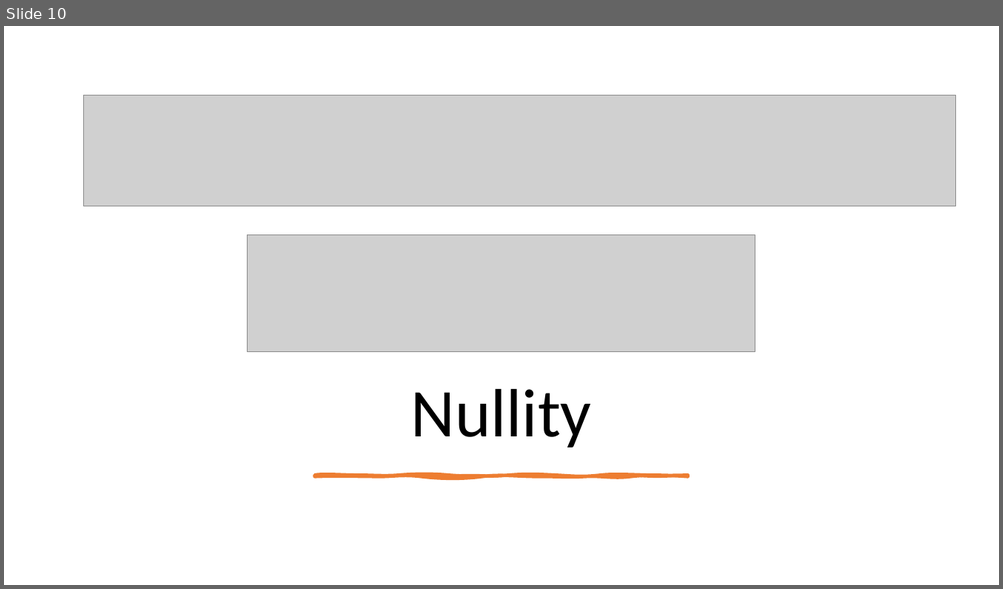
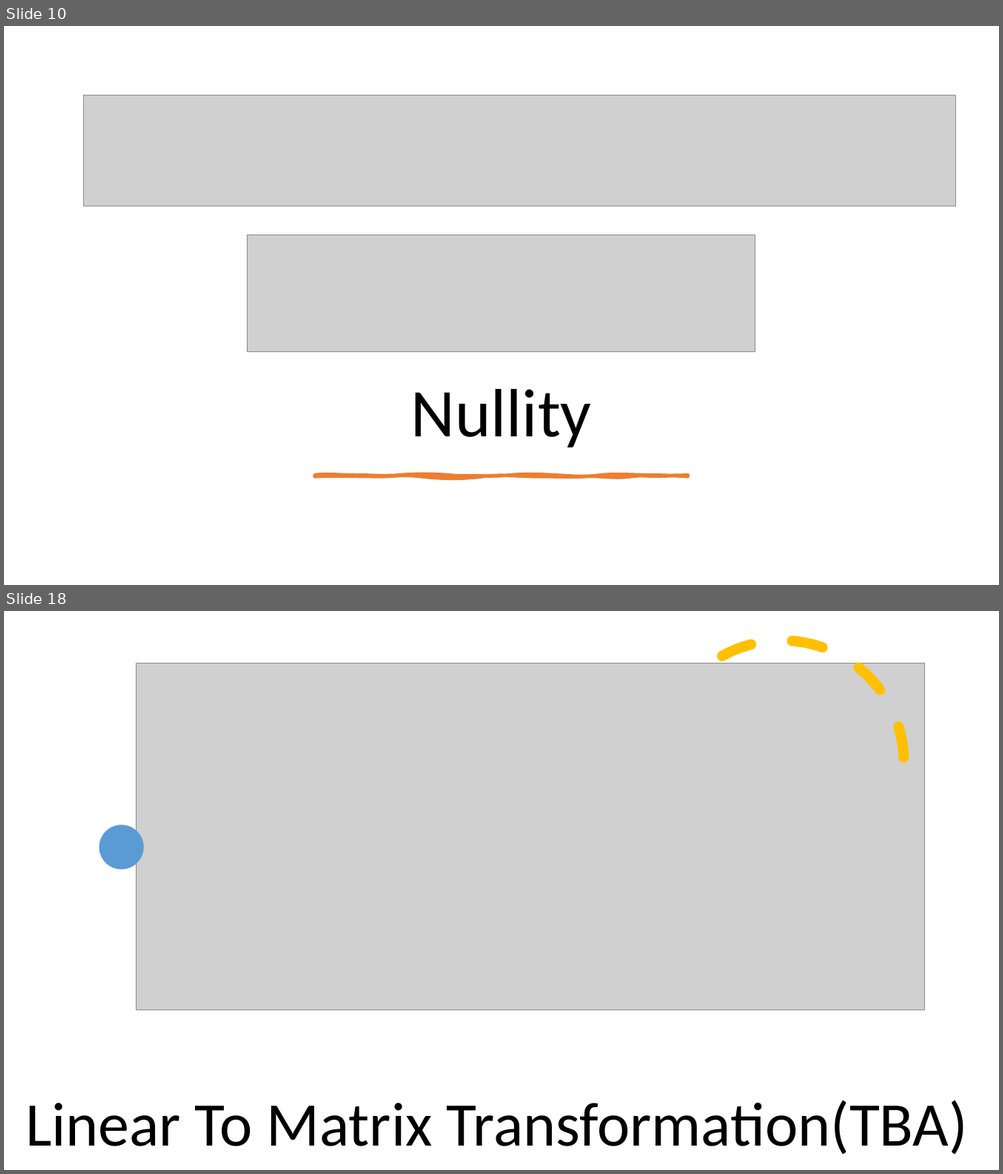
Before and after one commit to Jeffchen54/Linear-Definitions-and-Theorems, a slide deck: Unit 3-4 Definitions.pptx. Shown one above the other, each under a label of ours: slide 10 before the commit, slides 10 and 18 after it; the slides between them are not shown. The pictures are 1003x589 and 1003x1174 pixels, drawn with LibreOffice and Linux fonts; fonts in the diff are those of the drawing; grey boxes stand for pictures. Boxes give left, top, right and bottom in pixels: in the first picture for what was removed or moved away, otherwise in the second. Text is boxed around its words. In the diff, an @@ line names an element or a change of style, - is before the commit and + after.

```diff
--- a/Unit 3-4 Definitions.pptx
+++ b/Unit 3-4 Definitions.pptx
@@ slide 18 added at bbox=[4, 611, 999, 1170], background #FFFFFF @@
@@ arc (boxed as its full ellipse) added at bbox=[660, 641, 904, 885], outline #FFC000 10 pt dashed @@
@@ picture added at bbox=[136, 664, 924, 1010] @@
@@ ellipse added at bbox=[99, 825, 144, 870], fill #5B9BD5 @@
@@ title added at bbox=[25, 1100, 967, 1155], 60 pt, text #000000 @@
+Linear To Matrix Transformation(TBA)
```
Also in this commit, not shown: 1 slide changed, 9 other slides added, 1 other file.
